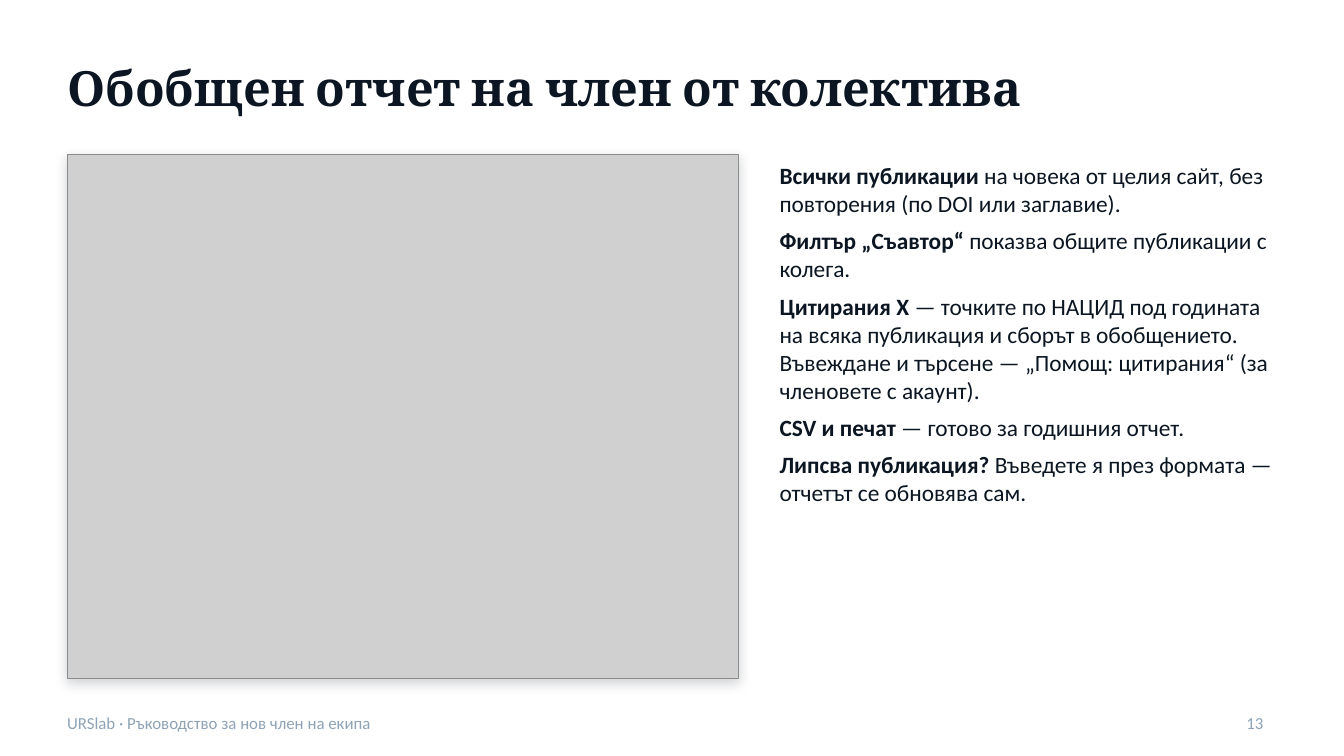
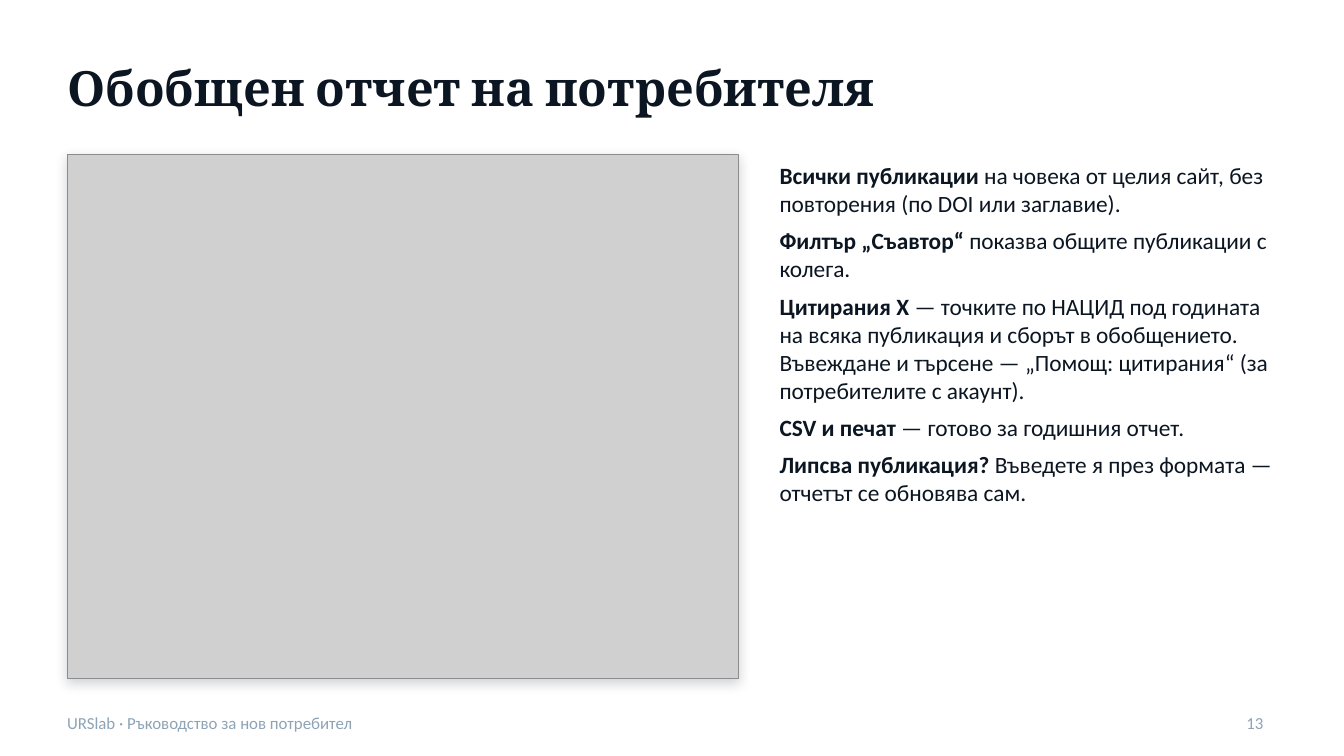
Before and after one commit to urslab-irbas/urslab-site, a slide deck: slide 13 of public/docs/URSlab-rakovodstvo.pptx. Drawn at 1344x756 pixels with LibreOffice and Linux fonts; fonts in the diff are those of the drawing; grey boxes stand for pictures. Boxes give left, top, right and bottom in pixels: in the first picture for what was removed or moved away, otherwise in the second. Text is boxed around its words. In the diff, an @@ line names an element or a change of style, - is before the commit and + after.

```diff
--- a/public/docs/URSlab-rakovodstvo.pptx
+++ b/public/docs/URSlab-rakovodstvo.pptx
@@ title at bbox=[67, 68, 874, 118]: text changed @@
-Обобщен отчет на член от колектива
+Обобщен отчет на потребителя
@@ text at bbox=[780, 300, 1268, 403]: text changed @@
-• Цитирания X — точките по НАЦИД под годината на всяка публикация и сборът в обобщението. Въвеждане и търсене — „Помощ: цитирания“ (за членовете с акаунт).
+• Цитирания X — точките по НАЦИД под годината на всяка публикация и сборът в обобщението. Въвеждане и търсене — „Помощ: цитирания“ (за потребителите с акаунт).
@@ text at bbox=[67, 717, 352, 732]: text changed @@
-URSlab · Ръководство за нов член на екипа
+URSlab · Ръководство за нов потребител
```
Also in this commit, not shown: 16 other slides changed, 1 slide added, 27 other files.
